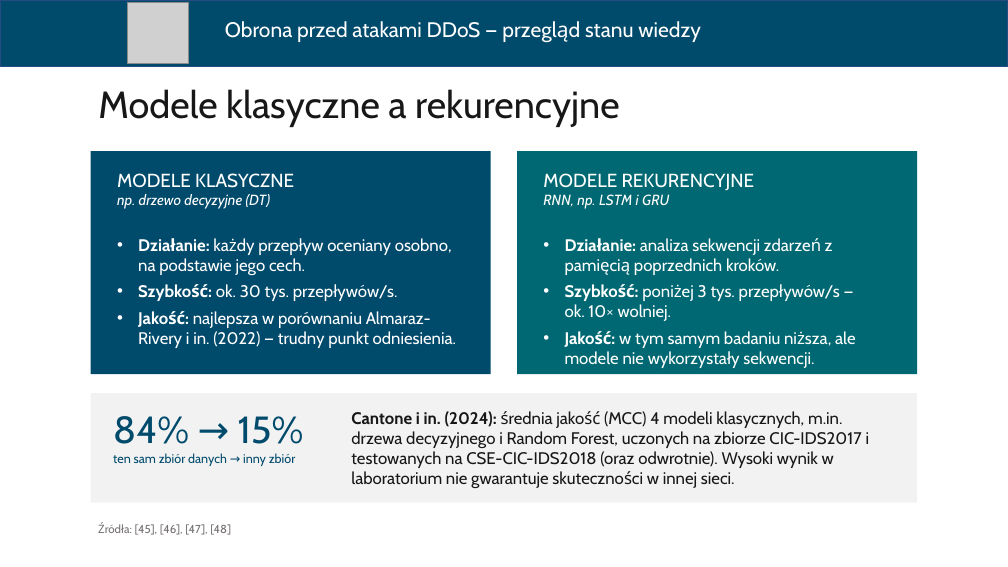
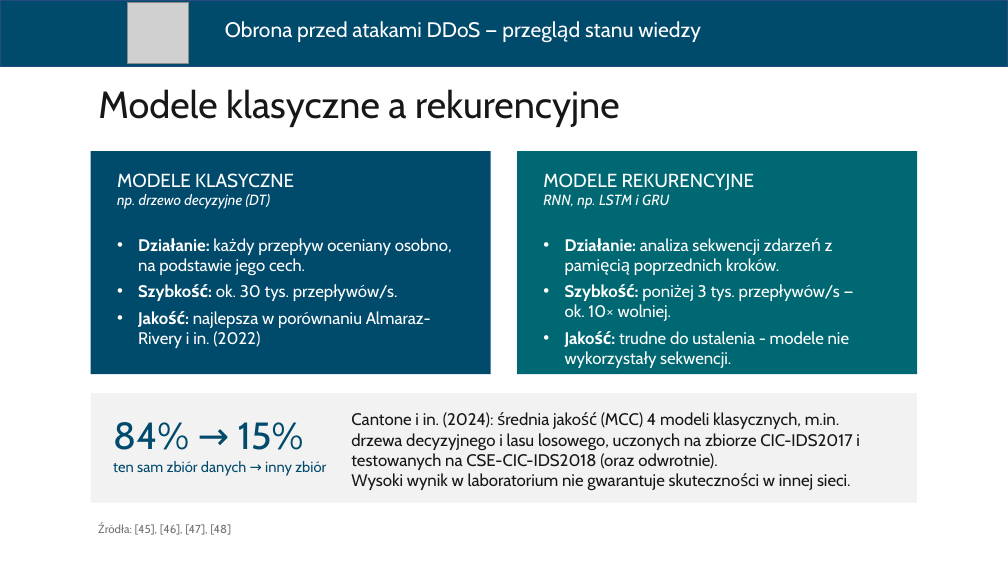
Before and after one commit to ArturBrogowicz/code, a slide deck: slide 17 of presentation/Prezentacja_WEiTI_PL.pptx. Drawn at 1008x567 pixels with LibreOffice and Linux fonts; fonts in the diff are those of the drawing; grey boxes stand for pictures. Boxes give left, top, right and bottom in pixels: in the first picture for what was removed or moved away, otherwise in the second. Text is boxed around its words. In the diff, an @@ line names an element or a change of style, - is before the commit and + after.

```diff
--- a/presentation/Prezentacja_WEiTI_PL.pptx
+++ b/presentation/Prezentacja_WEiTI_PL.pptx
@@ text at (x1=138, y1=311, x2=431, y2=348): text changed @@
-• Jakość: najlepsza w porównaniu Almaraz-Rivery i in. (2022) — trudny punkt odniesienia.
+• Jakość: najlepsza w porównaniu Almaraz-Rivery i in. (2022)
@@ text at (x1=619, y1=331, x2=850, y2=368): text changed @@
-• Jakość: w tym samym badaniu niższa, ale modele nie wykorzystały sekwencji.
+• Jakość: trudne do ustalenia - modele nie wykorzystały sekwencji.
@@ text at (x1=351, y1=412, x2=860, y2=490): text changed @@
-Cantone i in. (2024): średnia jakość (MCC) 4 modeli klasycznych, m.in. drzewa decyzyjnego i Random Forest, uczonych na zbiorze CIC-IDS2017 i testowanych na CSE-CIC-IDS2018 (oraz odwrotnie). Wysoki wynik w laboratorium nie gwarantuje skuteczności w innej sieci.
+Cantone i in. (2024): średnia jakość (MCC) 4 modeli klasycznych, m.in. drzewa decyzyjnego i lasu losowego, uczonych na zbiorze CIC-IDS2017 i testowanych na CSE-CIC-IDS2018 (oraz odwrotnie).
+Wysoki wynik w laboratorium nie gwarantuje skuteczności w innej sieci.
@@ text at (x1=113, y1=422, x2=326, y2=476): text changed; size 12 to 14 pt @@
-84% → 15%
-ten sam zbiór danych → inny zbiór
+84% → 15%
+ten sam zbiór danych → inny zbiór
```
Also in this commit, not shown: 9 other slides changed, 1 slide added, 2 slides removed.
